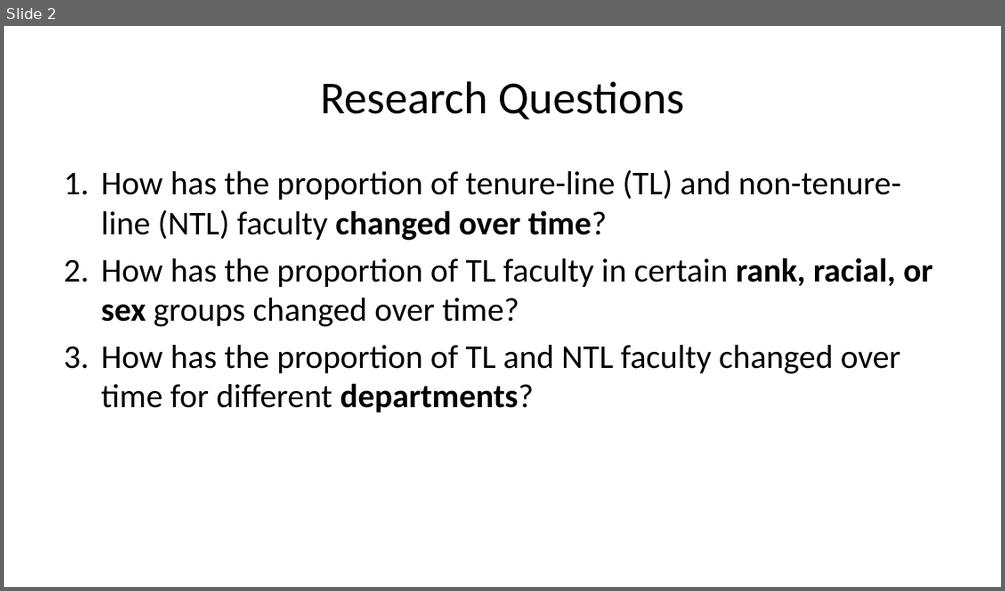
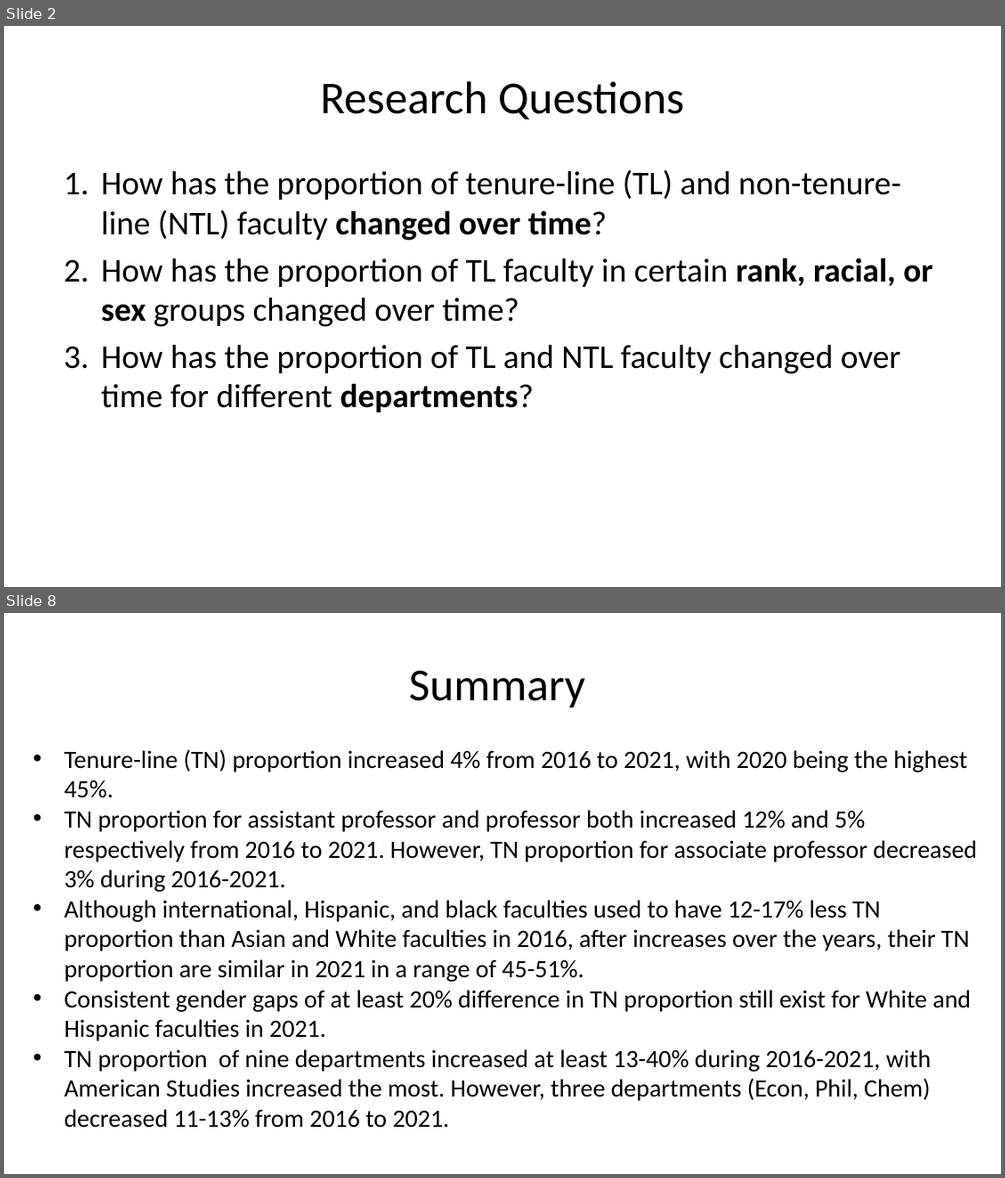
Before and after one commit to ZhouLinli/IR-Projects, a slide deck: Data Reporting/FacultyTenureAnalysis.pptx. Shown one above the other, each under a label of ours: slide 2 before the commit, slides 2 and 8 after it; the slides between them are not shown. The pictures are 1005x591 and 1005x1178 pixels, drawn with LibreOffice and Linux fonts; fonts in the diff are those of the drawing. Boxes give left, top, right and bottom in pixels: in the first picture for what was removed or moved away, otherwise in the second. Text is boxed around its words. In the diff, an @@ line names an element or a change of style, - is before the commit and + after.

```diff
--- a/Data Reporting/FacultyTenureAnalysis.pptx
+++ b/Data Reporting/FacultyTenureAnalysis.pptx
@@ slide 8 added at (x1=4, y1=613, x2=1001, y2=1174), background #FFFFFF @@
@@ title added at (x1=409, y1=670, x2=585, y2=708), 33 pt, text #000000 @@
+Summary
@@ text added at (x1=65, y1=749, x2=977, y2=1127), 18 pt, text #000000 @@
+• Tenure-line (TN) proportion increased 4% from 2016 to 2021, with 2020 being the highest 45%.
+• TN proportion for assistant professor and professor both increased 12% and 5% respectively from 2016 to 2021. However, TN proportion for associate professor decreased 3% during 2016-2021.
+• Although international, Hispanic, and black faculties used to have 12-17% less TN proportion than Asian and White faculties in 2016, after increases over the years, their TN proportion are similar in 2021 in a range of 45-51%.
+• Consistent gender gaps of at least 20% difference in TN proportion still exist for White and Hispanic faculties in 2021.
+• TN proportion of nine departments increased at least 13-40% during 2016-2021, with American Studies increased the most. However, three departments (Econ, Phil, Chem) decreased 11-13% from 2016 to 2021.
```
Also in this commit, not shown: 4 slides changed, 1 other slide added, 5 slides removed, 4 other files.
